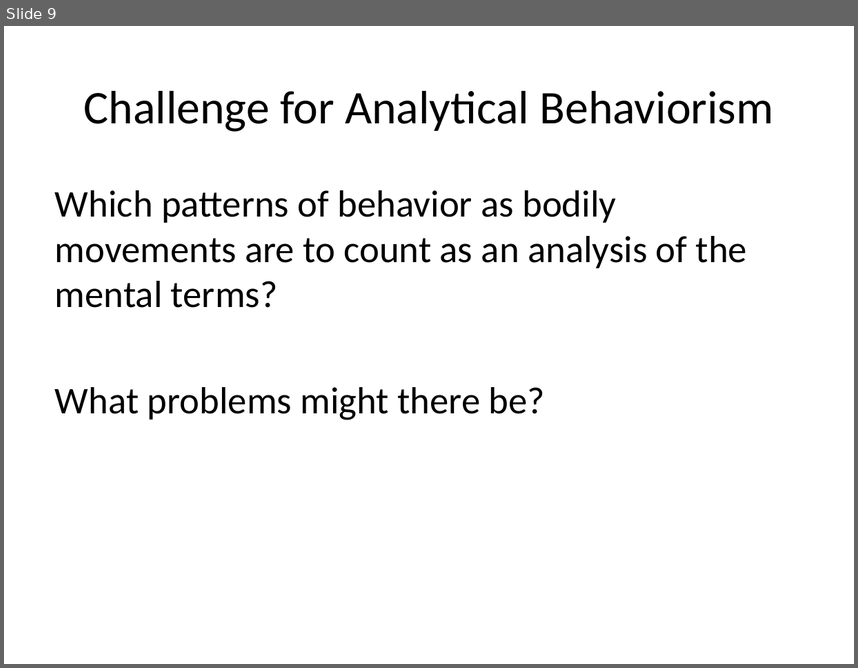
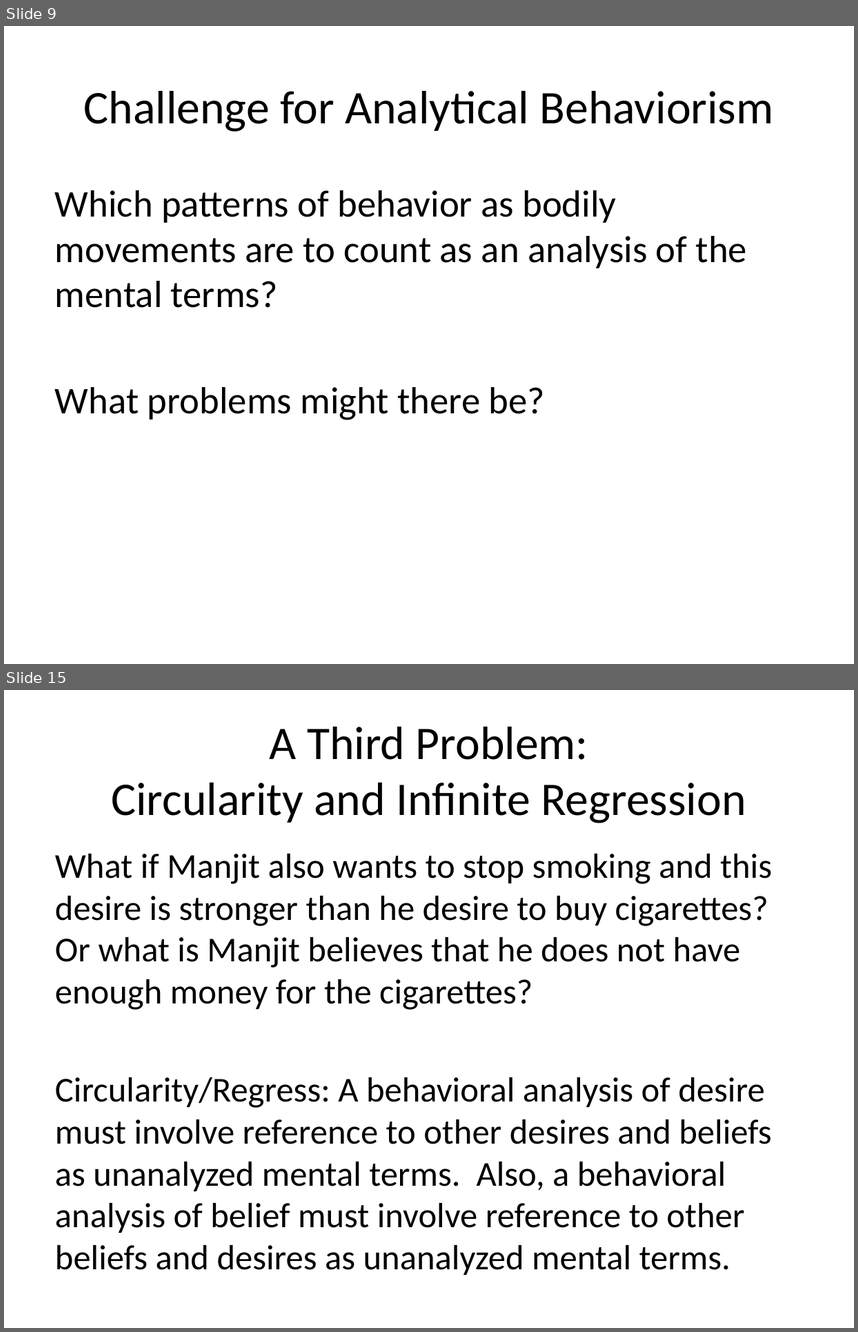
Before and after one commit to Ediblelnk/Kutztown-MSC, a slide deck: PHI241-philosophy-of-the-mind/lecture-slides/Behaviorism.pptx. Shown one above the other, each under a label of ours: slide 9 before the commit, slides 9 and 15 after it; the slides between them are not shown. The pictures are 858x668 and 858x1332 pixels, drawn with LibreOffice and Linux fonts; fonts in the diff are those of the drawing. Boxes give left, top, right and bottom in pixels: in the first picture for what was removed or moved away, otherwise in the second. Text is boxed around its words. In the diff, an @@ line names an element or a change of style, - is before the commit and + after.

```diff
--- a/PHI241-philosophy-of-the-mind/lecture-slides/Behaviorism.pptx
+++ b/PHI241-philosophy-of-the-mind/lecture-slides/Behaviorism.pptx
@@ slide 15 added at (x1=4, y1=690, x2=854, y2=1328), background #FFFFFF @@
@@ title added at (x1=111, y1=727, x2=746, y2=823), 39.6 pt, text #000000 @@
+A Third Problem:
+Circularity and Infinite Regression
@@ text added at (x1=55, y1=854, x2=772, y2=1274), 29.6 pt, text #000000 @@
+What if Manjit also wants to stop smoking and this desire is stronger than he desire to buy cigarettes? Or what is Manjit believes that he does not have enough money for the cigarettes?
+Circularity/Regress: A behavioral analysis of desire must involve reference to other desires and beliefs as unanalyzed mental terms. Also, a behavioral analysis of belief must involve reference to other beliefs and desires as unanalyzed mental terms.
```
Also in this commit, not shown: 2 slides changed, 10 other slides added, 2 other files.
